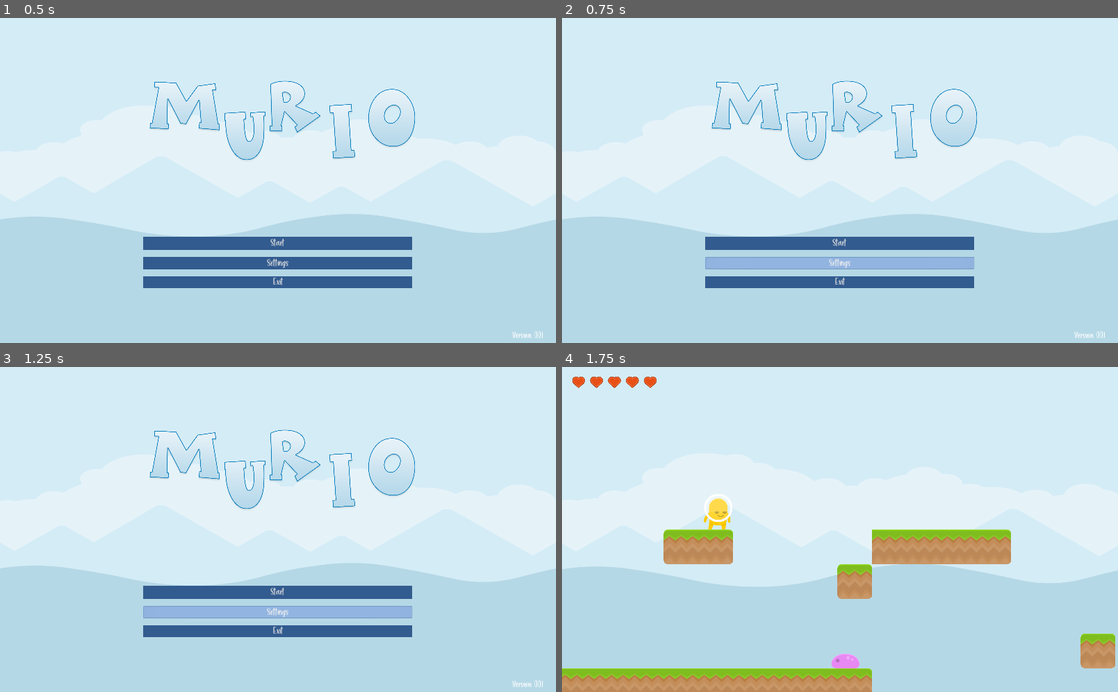
Above: before the commit, frames 1-4 (two rows, left to right).
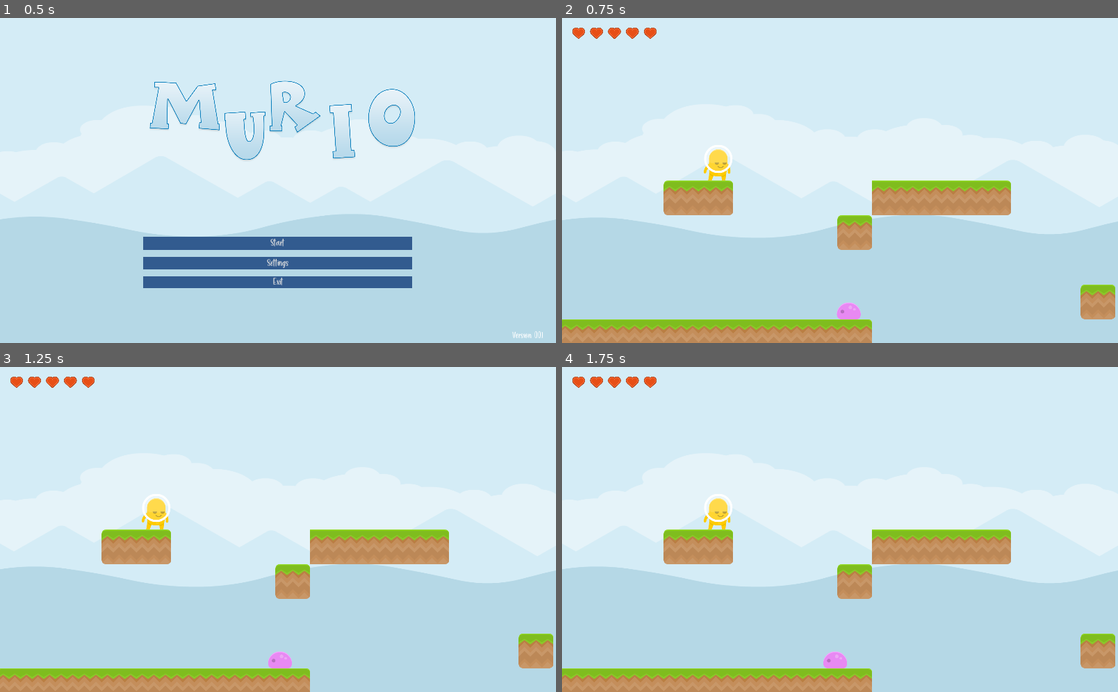
Above: after the commit, the same moments.

Repository: hellensoloviy/murio
Game: Godot game, scene res://scenes/UI/Menu.tscn
Two runs of this game, one before a commit and one after it. Both use one fixed random seed, a clock stepped at 60 frames per second and the inputs below.
Inputs (mouse positions are in pixels of both pictures, inside the frame that each line leads up to):
- Up to frame 1 (0.5 s): no input
- Up to frame 2 (0.75 s): click "Settings" at 0.5 s
- Up to frame 3 (1.25 s): no input
- Up to frame 4 (1.75 s): click (840, 591) at 1.25 s, where only the run before the commit has a clickable "Start"

Frame 1 is identical in both runs. In frame 2, 18% of the frame differs, in the area x 0-100%, y 2-100%; in frame 3, 18%; in frame 4, 0.2%.

Commit message:
add simple (WIP) settings screen for main menu;

Diff:
--- a/scenes/UI/Menu.gd
+++ b/scenes/UI/Menu.gd
@@ -1,7 +1,7 @@
 extends Control
 
 const start_game_path = "res://MainScene.tscn"
-
+const settings_screen_path = "res://scenes/UI/main_settings_screen.tscn"
 
 func _ready():
 	$version.text = "Version " + GlobalSettings.VERSION
@@ -14,4 +14,4 @@
 
 
 func _on_settings_button_pressed():
-	pass # Replace with function body.
+	get_tree().change_scene(start_game_path)
--- /dev/null
+++ b/scenes/UI/main_settings_screen.gd
@@ -0,0 +1,18 @@
+extends Control
+
+const menu_screen_path = "res://scenes/UI/Menu.tscn"
+
+func _ready():
+	pass
+
+
+func _on_back_button_pressed():
+	get_tree().change_scene(menu_screen_path)
+
+
+func _on_save_button_pressed():
+	pass # Replace with function body.
+
+
+func _on_restore_to_defaults_button_pressed():
+	pass # Replace with function body.
--- /dev/null
+++ b/scenes/UI/main_settings_screen.tscn
@@ -0,0 +1,147 @@
+[gd_scene load_steps=9 format=2]
+
+[ext_resource path="res://sprites/backgrounds/uncolored_piramids.png" type="Texture" id=1]
+[ext_resource path="res://sprites/controls/logo_murio_plain.png" type="Texture" id=2]
+[ext_resource path="res://fonts/ Kind and Rich - Personal Use.otf" type="DynamicFontData" id=3]
+[ext_resource path="res://scenes/UI/main_settings_screen.gd" type="Script" id=4]
+
+[sub_resource type="StyleBoxFlat" id=1]
+bg_color = Color( 0.364706, 0.560784, 0.803922, 1 )
+
+[sub_resource type="DynamicFont" id=2]
+size = 48
+font_data = ExtResource( 3 )
+
+[sub_resource type="StyleBoxFlat" id=3]
+
+[sub_resource type="DynamicFont" id=4]
+size = 44
+font_data = ExtResource( 3 )
+
+[node name="settings_screen" type="Control"]
+anchor_right = 1.0
+anchor_bottom = 1.0
+margin_left = -0.921631
+margin_top = -0.330261
+margin_right = -0.921631
+margin_bottom = -0.330322
+script = ExtResource( 4 )
+__meta__ = {
+"_edit_use_anchors_": false
+}
+
+[node name="uncolored_piramids" type="Sprite" parent="."]
+position = Vector2( 1024, 600 )
+scale = Vector2( 2.0018, 1.17252 )
+texture = ExtResource( 1 )
+__meta__ = {
+"_edit_lock_": true
+}
+
+[node name="CenterContainer" type="CenterContainer" parent="."]
+anchor_right = 0.323
+anchor_bottom = 0.111
+margin_left = -0.92041
+margin_top = -0.332581
+margin_right = 1385.58
+margin_bottom = 596.467
+use_top_left = true
+__meta__ = {
+"_edit_lock_": true,
+"_edit_use_anchors_": false
+}
+
+[node name="logo_murio_plain" type="Sprite" parent="CenterContainer"]
+position = Vector2( 1040.53, 382.689 )
+scale = Vector2( 0.587764, 0.568827 )
+texture = ExtResource( 2 )
+
+[node name="left_options_panel" type="VBoxContainer" parent="."]
+anchor_left = 0.5
+anchor_top = 1.0
+anchor_right = 0.5
+anchor_bottom = 1.0
+margin_left = -803.905
+margin_top = -555.05
+margin_right = -127.905
+margin_bottom = -203.05
+custom_constants/separation = 26
+alignment = 1
+__meta__ = {
+"_edit_use_anchors_": false
+}
+
+[node name="right_options_panel" type="VBoxContainer" parent="."]
+anchor_left = 0.5
+anchor_top = 1.0
+anchor_right = 0.5
+anchor_bottom = 1.0
+margin_left = 96.5149
+margin_top = -555.05
+margin_right = 772.515
+margin_bottom = -203.05
+custom_constants/separation = 26
+alignment = 1
+__meta__ = {
+"_edit_use_anchors_": false
+}
+
+[node name="save_button" type="Button" parent="."]
+margin_left = 1051.72
+margin_top = 1034.47
+margin_right = 1871.72
+margin_bottom = 1094.47
+rect_min_size = Vector2( 0, 44 )
+rect_pivot_offset = Vector2( 339.611, 22 )
+custom_styles/normal = SubResource( 1 )
+custom_fonts/font = SubResource( 2 )
+text = "Save changes"
+__meta__ = {
+"_edit_use_anchors_": false
+}
+
+[node name="back_button" type="Button" parent="."]
+margin_left = 149.0
+margin_top = 1034.0
+margin_right = 969.0
+margin_bottom = 1094.0
+rect_min_size = Vector2( 0, 44 )
+rect_pivot_offset = Vector2( 339.611, 22 )
+custom_styles/hover = SubResource( 3 )
+custom_styles/normal = SubResource( 1 )
+custom_fonts/font = SubResource( 2 )
+text = "Back"
+__meta__ = {
+"_edit_use_anchors_": false
+}
+
+[node name="restore_to_defaults_button" type="Button" parent="."]
+margin_left = 626.736
+margin_top = 1111.93
+margin_right = 1426.74
+margin_bottom = 1166.93
+rect_min_size = Vector2( 0, 44 )
+rect_pivot_offset = Vector2( 339.611, 22 )
+custom_styles/hover = SubResource( 3 )
+custom_styles/normal = SubResource( 1 )
+custom_fonts/font = SubResource( 2 )
+text = "Restore to defaults"
+__meta__ = {
+"_edit_use_anchors_": false
+}
+
+[node name="version" type="Label" parent="."]
+margin_left = 1886.84
+margin_top = 1157.04
+margin_right = 2069.84
+margin_bottom = 1222.04
+custom_fonts/font = SubResource( 4 )
+text = "Version 0.01
+"
+__meta__ = {
+"_edit_use_anchors_": false
+}
+
+[connection signal="pressed" from="save_button" to="." method="_on_save_button_pressed"]
+[connection signal="pressed" from="back_button" to="." method="_on_back_button_pressed"]
+[connection signal="pressed" from="restore_to_defaults_button" to="." method="_on_restore_to_defaults_button_pressed"]
